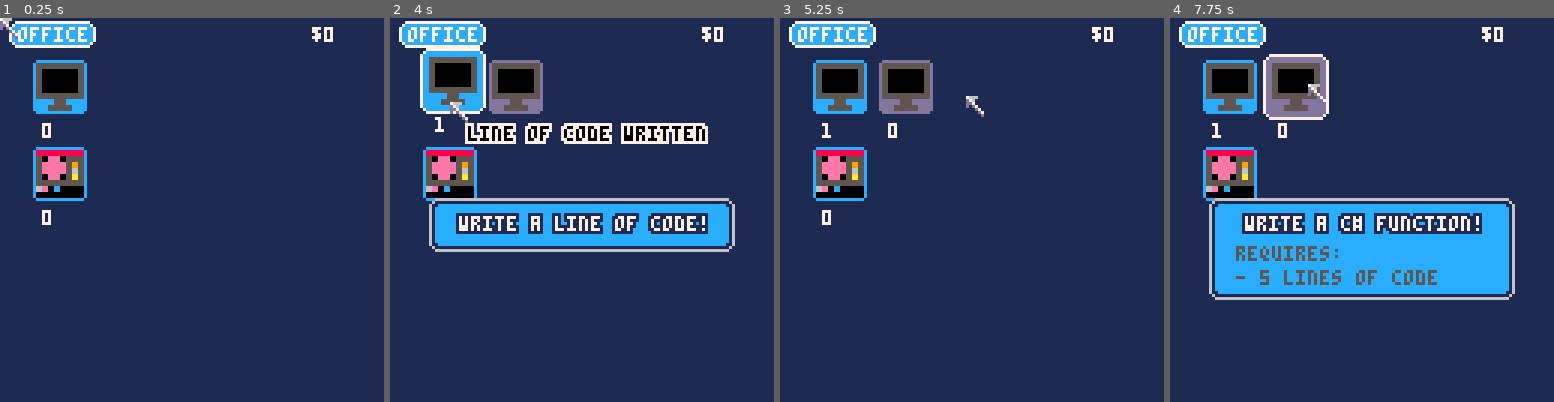
Above: before the commit, frames 1-4 (left to right).
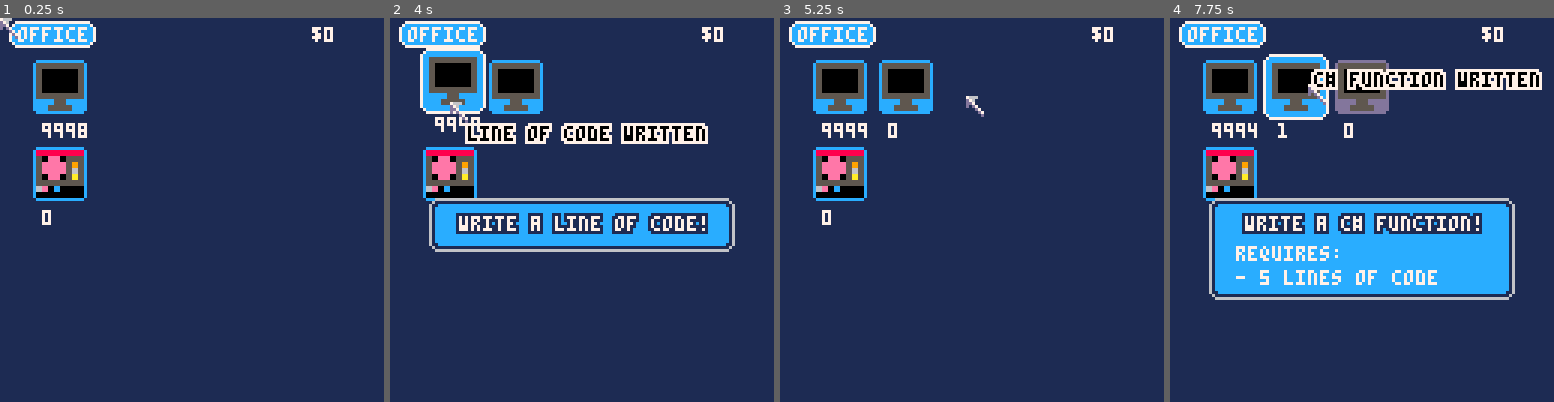
Above: after the commit, the same moments.

Repository: wesen/carts
Game: PICO-8 cartridge games/gamedevgame/gamedevgame.p8
Same seed, same stepped clock (60 frames per second), same inputs: the game is played once before the commit and once after it.
Inputs (mouse positions are in pixels of both pictures, inside the frame that each line leads up to):
- Up to frame 1 (0.25 s): no input
- Up to frame 2 (4 s): click (670, 121) at 0.67 s; click (436, 267) at 1.22 s; click (497, 114) at 1.77 s; click (562, 259) at 2.32 s; click (624, 106) at 2.87 s; click (685, 256) at 3.42 s; click (451, 102) at 3.97 s
- Up to frame 3 (5.25 s): click (902, 248) at 4.52 s; click (964, 94) at 5.07 s
- Up to frame 4 (7.75 s): click (1419, 244) at 5.62 s; click (1481, 90) at 6.17 s; click (1246, 236) at 6.72 s; click (1308, 83) at 7.27 s

The runs differ from the first frame. In frame 1, 0.2% of the frame differs, in the area x 10-23%, y 27-32%; in frame 2, 0.8%; in frame 3, 0.9%; in frame 4, 6.8%, in the area x 10-97%, y 10-70%.

Commit message:
Cap resources and money

Diff:
--- a/games/gamedevgame/gamedevgame.p8
+++ b/games/gamedevgame/gamedevgame.p8
@@ -858,10 +858,12 @@
 end
 
 function resource_cls:on_produced()
+ if self.count<9999 then
   self.count+=1
-  self.created=true
-  if (self.on_produced_cb!=nil) self.on_produced_cb(self)
-  self:shake(2)
+ end
+ self.created=true
+ if (self.on_produced_cb!=nil) self.on_produced_cb(self)
+ self:shake(2)
 end
 
 function resource_cls:start_producing()
@@ -947,6 +949,7 @@
   tab_game
 )
 res_loc.active=true
+res_loc.count=9998
 
 res_func=resource_cls.init(
 "func",
@@ -990,7 +993,9 @@
  tab_game
 )
 res_contract_work.on_produced_cb=function(self)
- glb_resource_manager.money+=10
+ if glb_resource_manager.money<9999 then
+  glb_resource_manager.money+=10
+ end
 end
 
 --
--- a/games/gamedevgame/resource.lua
+++ b/games/gamedevgame/resource.lua
@@ -115,10 +115,12 @@
 end
 
 function resource_cls:on_produced()
+ if self.count<9999 then
   self.count+=1
-  self.created=true
-  if (self.on_produced_cb!=nil) self.on_produced_cb(self)
-  self:shake(2)
+ end
+ self.created=true
+ if (self.on_produced_cb!=nil) self.on_produced_cb(self)
+ self:shake(2)
 end
 
 function resource_cls:start_producing()
--- a/games/gamedevgame/resources.lua
+++ b/games/gamedevgame/resources.lua
@@ -17,6 +17,7 @@
   tab_game
 )
 res_loc.active=true
+res_loc.count=9998
 
 res_func=resource_cls.init(
 "func",
